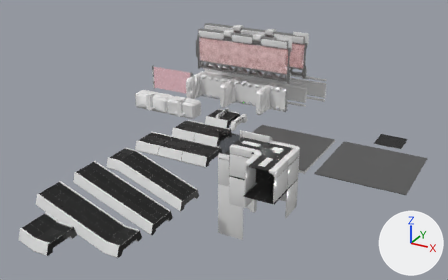
A saved change to the FBX model ChromaShift/Assets/Prefabs/Prefabs.fbx.
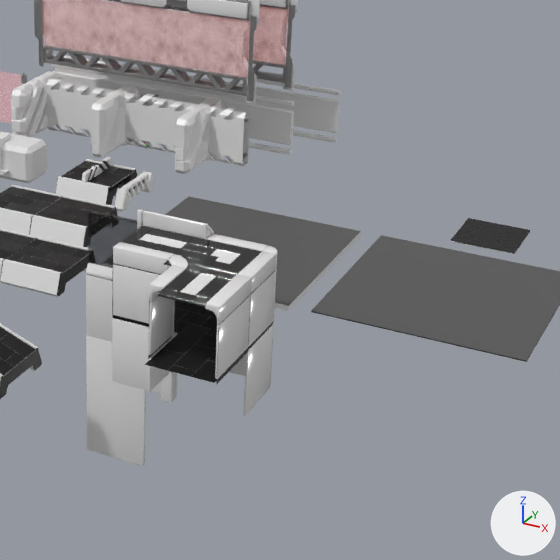
There are two pictures of each version: one whole from a 50 mm lens placed at (68.2, -133.4, 55.1), pointed at (10.9, -29.1, 3.0), one close up on the part from 40% to 94% of the width and 15% to 100% of the height. The axes (+X, +Y, +Z) are drawn at lower right. The lights are the same throughout. The first two pictures are the older version. Where no turn or scale is listed for an object, it has been applied to the vertices.

Names of what the first close-up shows: 'HallwayPanel6x12', 'HallwayWall6x6Short1', 'HallwayWallCorner', 'Platform_12x6_LOD0', 'Platform_18x18_LOD0', 'Platform_18x18_LOD0.001', 'Platform_18x6_LOD0', 'RunnableWall_24m_LOD0', 'RunnableWall_24m_Laser_LOD0', 'RunnableWall_24m_Style1_LOD0', 'RunnableWall_30m_LOD0', 'RunnableWall_36m_LOD0' and 30 more.
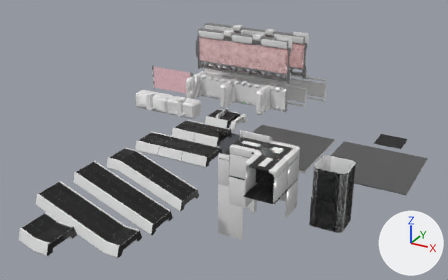
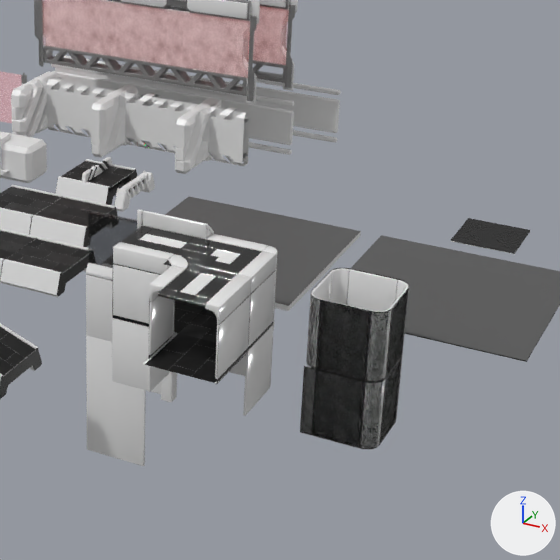
Diff of the bpy script that builds the scene:
```diff
--- a/ChromaShift/Assets/Prefabs/Prefabs.fbx.py
+++ b/ChromaShift/Assets/Prefabs/Prefabs.fbx.py
@@ me_plane_066_1 @@
+me_plane_066_1.from_pydata(...)  # 490 vertices, 461 faces; spans x -3.0..3.2, y -3.2..3.2, z 0.0..6.0
+# faces by material slot: [450, 11]
+me_plane_066_1.materials.append(mat_plasticwhite)  # white #e7e7e7
+me_plane_066_1.materials.append(mat_plasticblack)  # black #000000
@@ me_plane_065_1 @@
+me_plane_065_1.from_pydata(...)  # 634 vertices, 596 faces; spans x -3.2..3.2, y -3.2..3.2, z 0.0..6.0
+# faces by material slot: [576, 20]
+me_plane_065_1.materials.append(mat_plasticwhite)  # white #e7e7e7
+me_plane_065_1.materials.append(mat_plasticblack)  # black #000000
@@ ob_hallwayspawntubebottom @@
+ob_hallwayspawntubebottom = bpy.data.objects.new('HallwaySpawnTubeBottom', me_plane_066_1)
+ob_hallwayspawntubebottom.location = (37.0, -35.0, -6.0)
@@ ob_hallwayspawntube @@
+ob_hallwayspawntube = bpy.data.objects.new('HallwaySpawnTube', me_plane_065_1)
+ob_hallwayspawntube.location = (37.0, -35.0, 0.0)
```

Changed parts and their boxes [x1, y1, x2, y2] in the close-ups (560 x 560 px):
'HallwaySpawnTube', added
    after: [306, 268, 409, 382]
    faces in mat_plasticwhite (white #e7e7e7): [306, 268, 409, 381]
    faces in mat_plasticblack (black #000000): [306, 268, 409, 382]
'HallwaySpawnTubeBottom', added
    after: [300, 355, 403, 449]
    faces in mat_plasticblack (black #000000): [300, 355, 403, 449]
    faces in mat_plasticwhite (white #e7e7e7): [301, 360, 402, 448]
